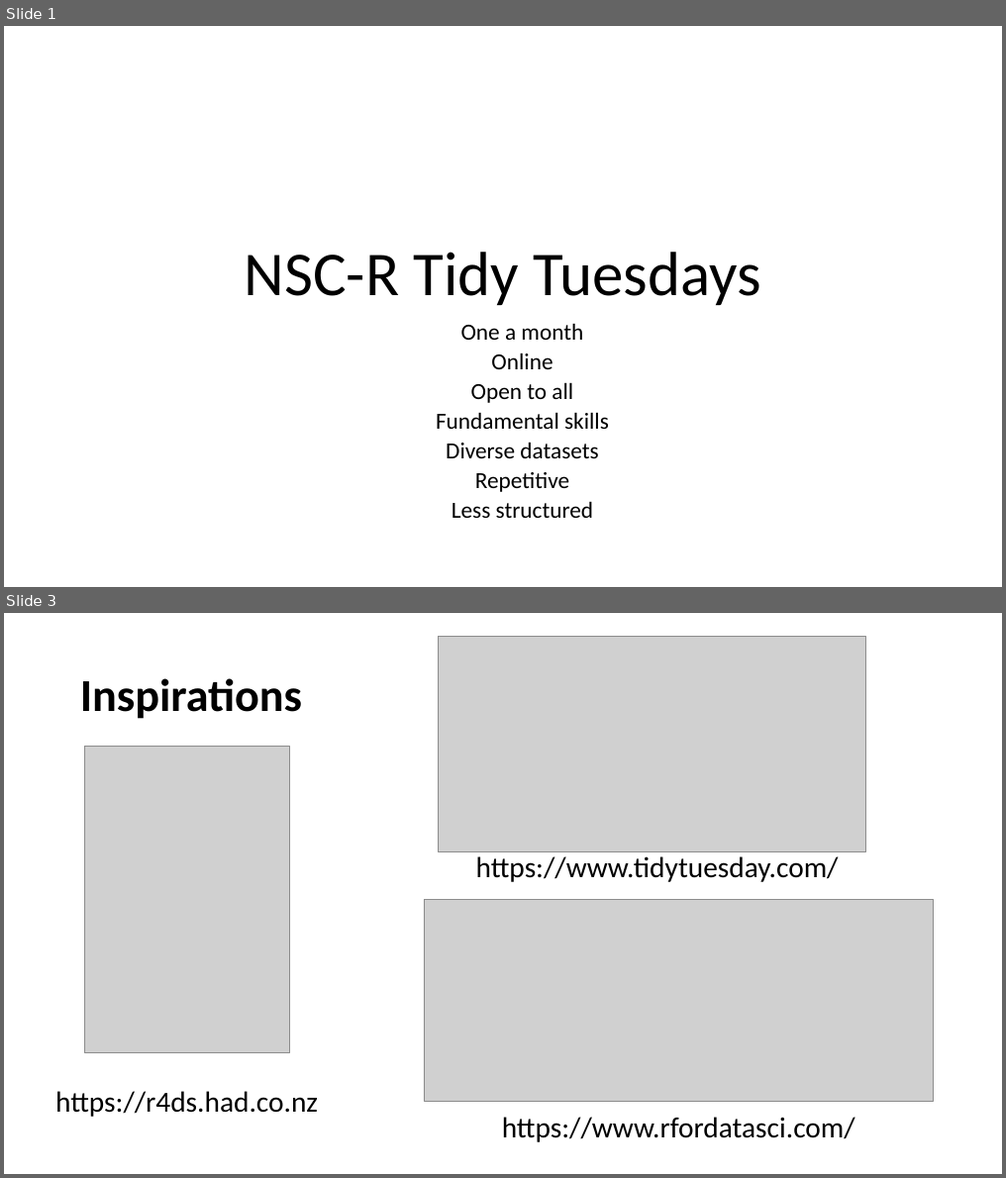
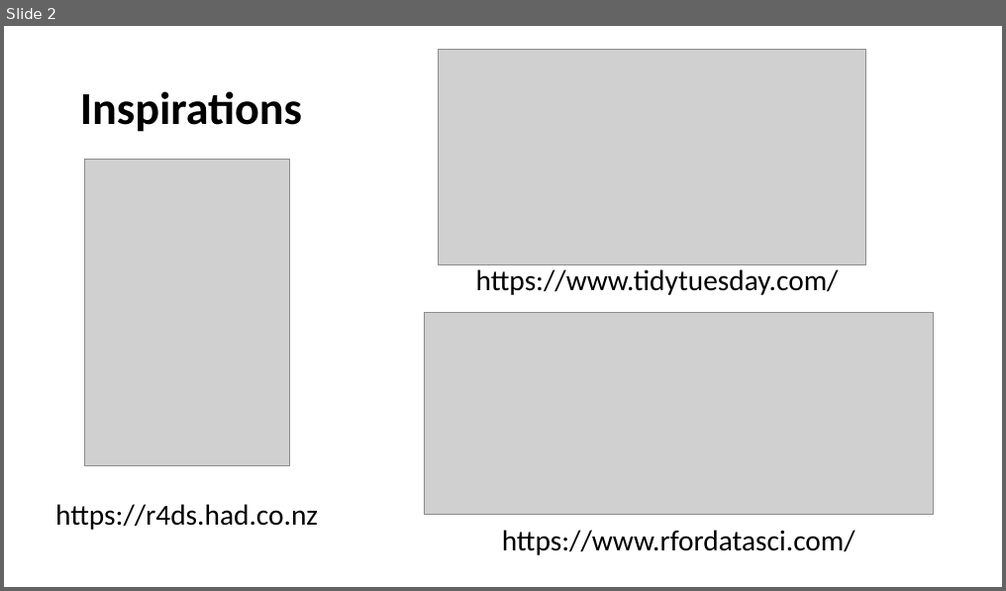
Before and after one commit to bernasco/NSC-R_tidy_tuesday_20221115, a slide deck: NSC-R Tidy Tuesday slides November 15 - 2022.pptx. Shown one above the other, each under a label of ours: slides 1 and 3 before the commit, slide 2 after it; the slides between them are not shown. The pictures are 1006x1178 and 1006x591 pixels, drawn with LibreOffice and Linux fonts; fonts in the diff are those of the drawing; grey boxes stand for pictures. Boxes give left, top, right and bottom in pixels: in the first picture for what was removed or moved away, otherwise in the second. Text is boxed around its words. In the diff, an @@ line names an element or a change of style, - is before the commit and + after.

```diff
--- a/NSC-R Tidy Tuesday slides November 15 - 2022.pptx
+++ b/NSC-R Tidy Tuesday slides November 15 - 2022.pptx
@@ slide 1 removed at [4,26,1002,587], background #FFFFFF @@
@@ title removed at [245,252,760,305] @@
-NSC-R Tidy Tuesdays
@@ subtitle removed at [436,323,609,518] @@
-One a month
-Online
-Open to all
-Fundamental skills
-Diverse datasets
-Repetitive
-Less structured
@@ what was slide 3 is now slide 2 @@
```
Also in this commit, not shown: 1 slide changed, 1 slide added.
